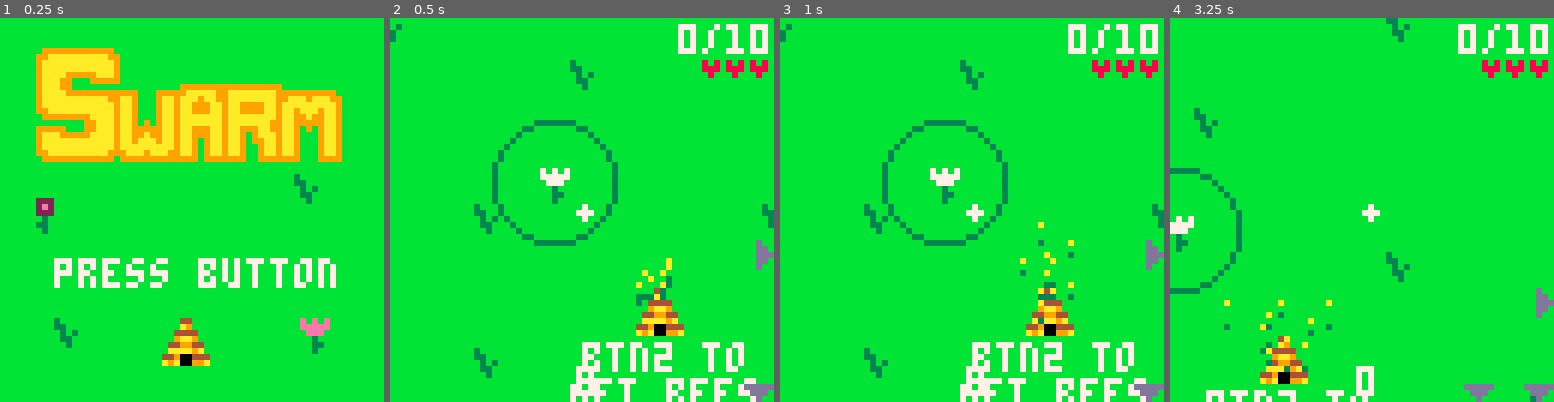
Above: before the commit, frames 1-4 (left to right).
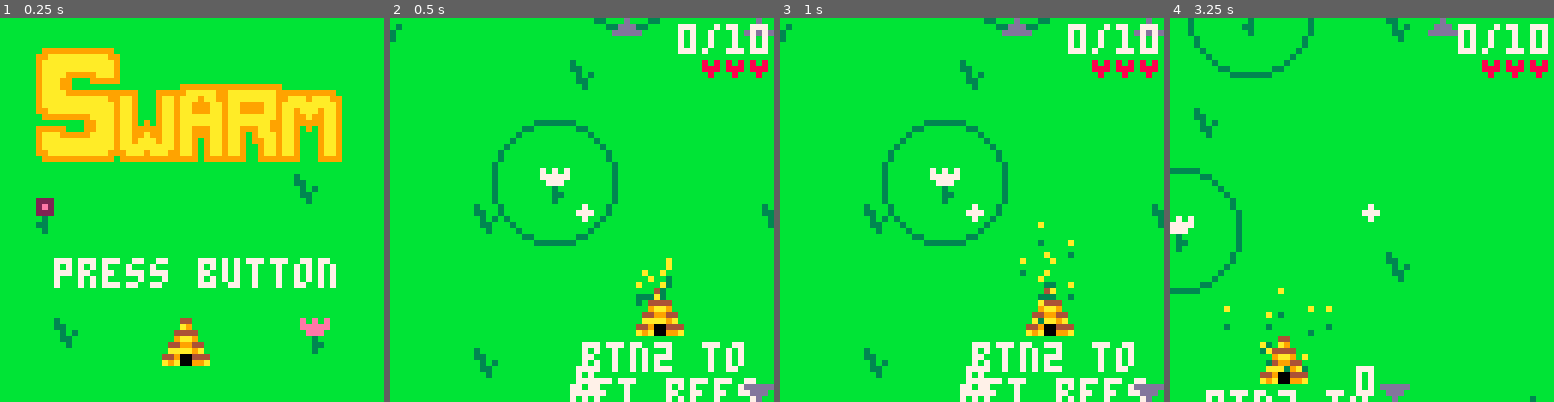
Above: after the commit, the same moments.

Repository: greysonp/swarm
Game: PICO-8 cartridge bees.p8
Two runs of this game, one before a commit and one after it. Both use one fixed random seed, a clock stepped at 60 frames per second and the inputs below.
Inputs:
- Up to frame 1 (0.25 s): no input
- Up to frame 2 (0.5 s): tap X (X key) at 0.33 s
- Up to frame 3 (1 s): tap O (Z key) at 0.7 s
- Up to frame 4 (3.25 s): tap X (X key) at 1.07, 1.85, 2.97 s; hold Right 1.6-2.1 s; tap O (Z key) every 0.4 s from 1.7 to 2.9 s; hold Up 2.15-2.42 s; hold Right 2.47-3.03 s; hold Left from 3.08 s (still down)

Frame 1 is identical in both runs. In frame 2, 0.7% of the frame differs, in the area x 53-100%, y 0-66%; in frame 3, 0.8%; in frame 4, 2.2%, in the area x 4-100%, y 0-100%.

Commit message:
Increased flower spawn padding.

Diff:
--- a/bees.p8
+++ b/bees.p8
@@ -252,7 +252,7 @@
 end
 
 function spawnflower()
-  local padding = 30
+  local padding = 50
 
   local flower = newflower(0, 0, flr(random(32, 36)))
   flower.pos.x = random(padding, stagewidth - padding)
